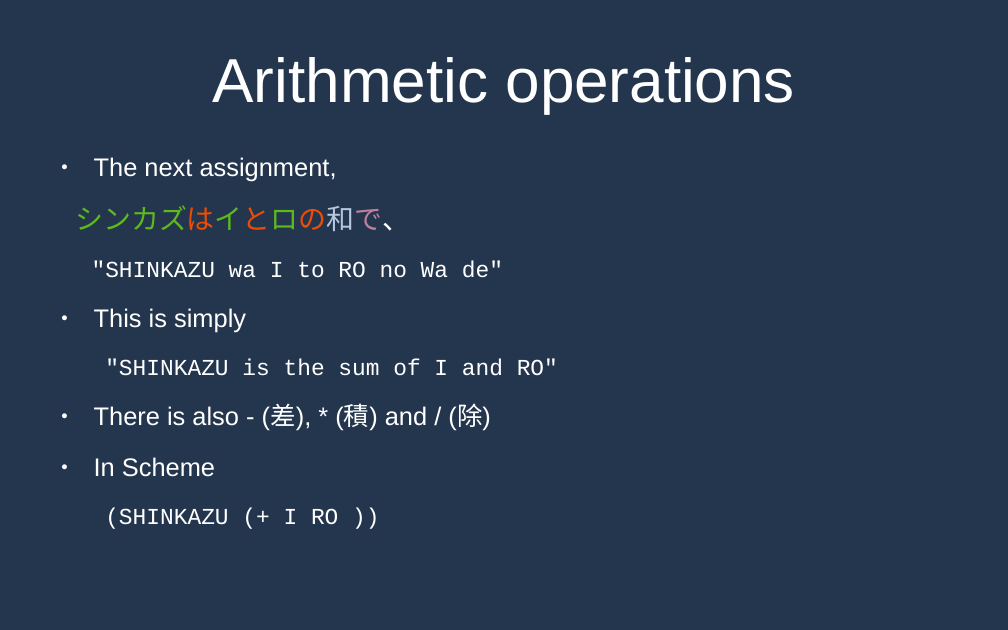
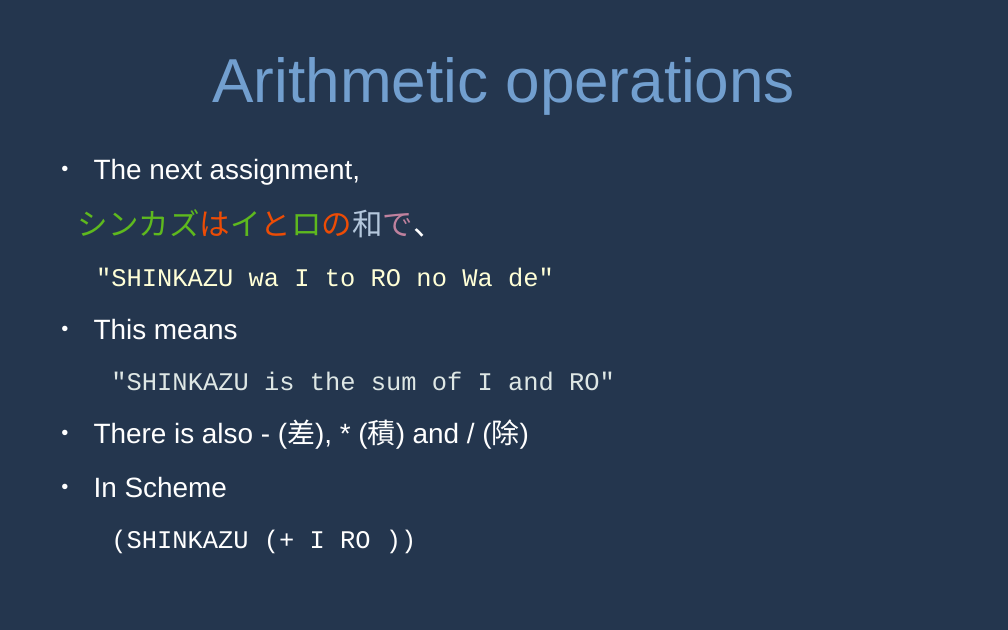
Before and after one commit to MrPicklePinosaur/haku, a slide deck: slide 33 of haku-talk/haku-talk.odp. Drawn at 1008x630 pixels with LibreOffice and Linux fonts; fonts in the diff are those of the drawing. Boxes give left, top, right and bottom in pixels: in the first picture for what was removed or moved away, otherwise in the second. Text is boxed around its words. In the diff, an @@ line names an element or a change of style, - is before the commit and + after.

```diff
--- a/haku-talk/haku-talk.odp
+++ b/haku-talk/haku-talk.odp
@@ title "Arithmetic operations" at box(213, 57, 795, 113): text colour #FFFFFF to #729FCF @@
@@ text at box(78, 158, 615, 554): size 20 to 22 pt in "The next assignment,", "There is also - (差), * (積) ...", "In Scheme"; size 22 to 24 pt in "シンカズはイとロの和で、"; size 18 to 20 pt in ""SHINKAZU wa I to RO no Wa ...", ""SHINKAZU is the sum of I and ...", "(SHINKAZU (+ I RO ))"; text colour #FFFFFF to #FFFFD7 in ""SHINKAZU wa I to RO no Wa ..."; text colour #FFFFFF to #DEE7E5 in ""SHINKAZU is the sum of I and ..." @@
@@ text at box(94, 318, 238, 340): text changed; size 20 to 22 pt @@
-● This is simply
+● This means
```
Also in this commit, not shown: 36 other slides changed, 6 slides added, 1 other file.
